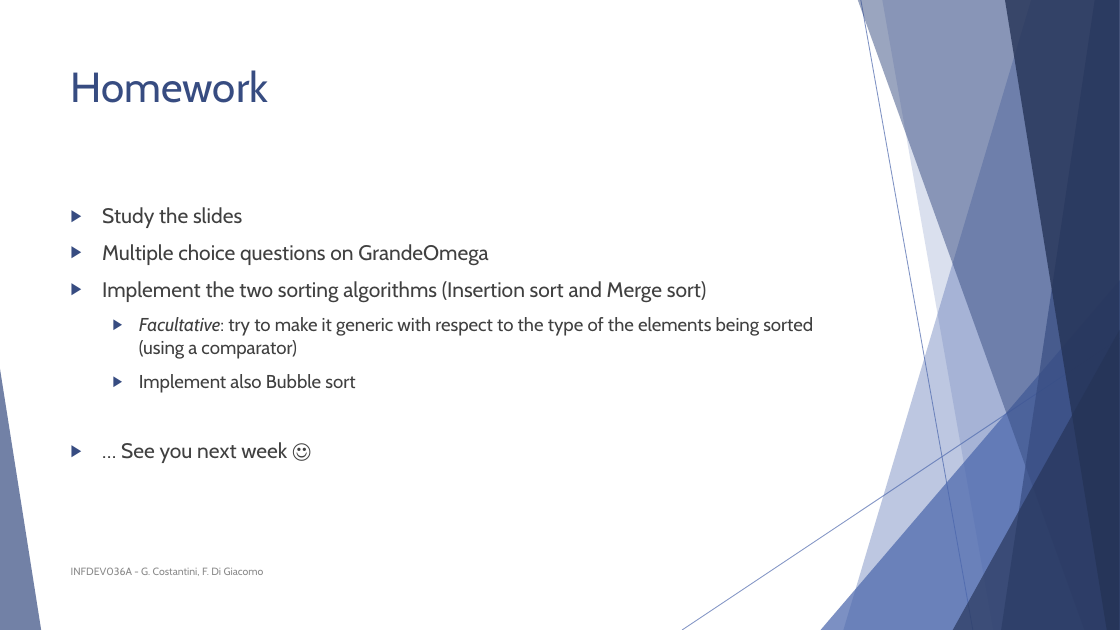
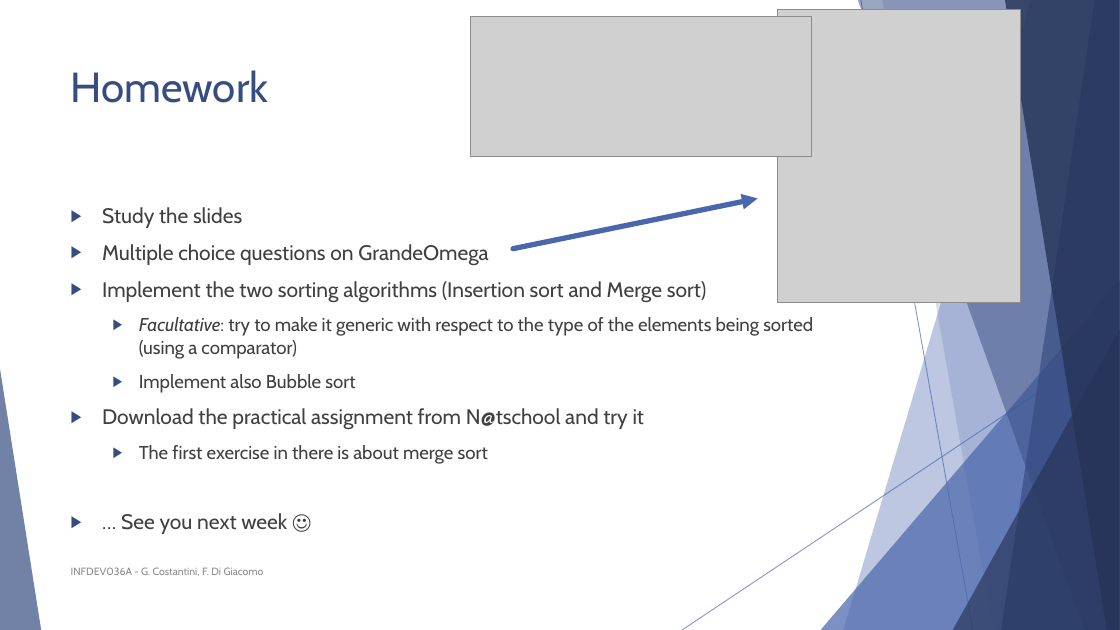
Before and after one commit to FurkanAndac/Development-6A, a slide deck: slide 46 of Lesson slides/Unit 2 - Sorting algorithms.pptx. Drawn at 1120x630 pixels with LibreOffice and Linux fonts; fonts in the diff are those of the drawing; grey boxes stand for pictures. Boxes give left, top, right and bottom in pixels: in the first picture for what was removed or moved away, otherwise in the second. Text is boxed around its words. In the diff, an @@ line names an element or a change of style, - is before the commit and + after.

```diff
--- a/Lesson slides/Unit 2 - Sorting algorithms.pptx
+++ b/Lesson slides/Unit 2 - Sorting algorithms.pptx
@@ picture added at bbox=[471, 16, 811, 155] @@
@@ picture added at bbox=[777, 10, 1021, 302] @@
@@ arrow added from (513, 249) to (758, 198), #4A66AC 4.5 pt @@
@@ text at bbox=[102, 408, 645, 464]: paragraphs added @@
+▶ Download the practical assignment from N@tschool and try it
+  ▶ The first exercise in there is about merge sort
```
Also in this commit, not shown: 2 other slides changed.
